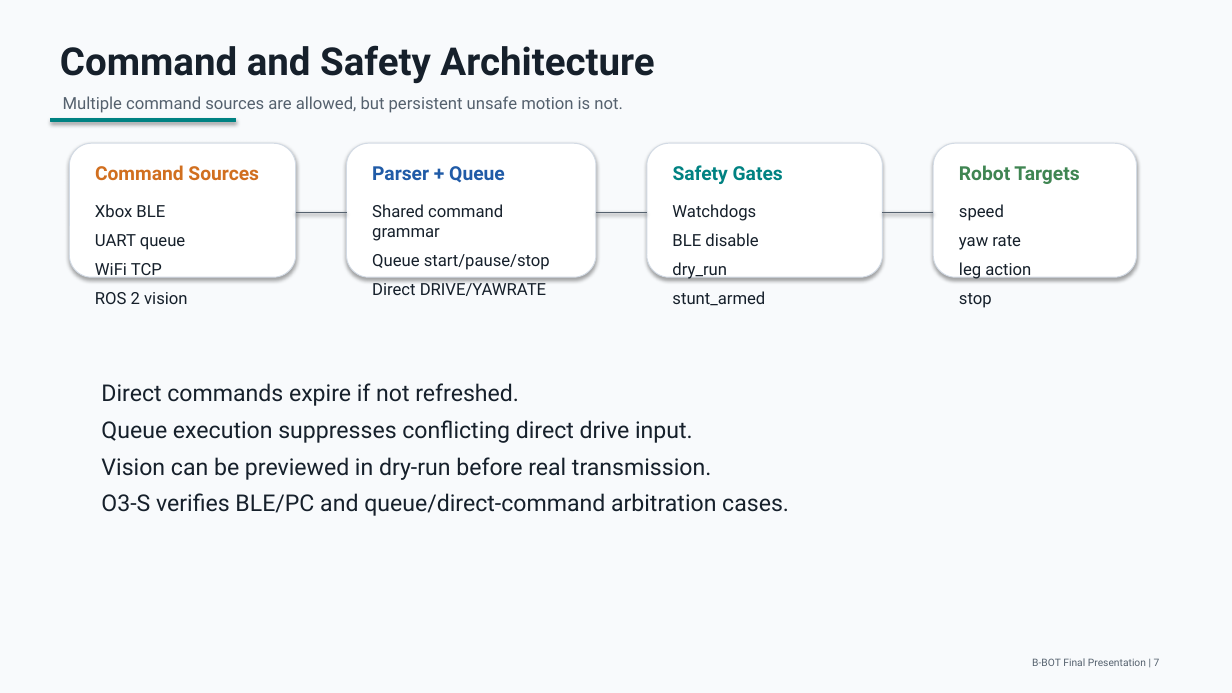
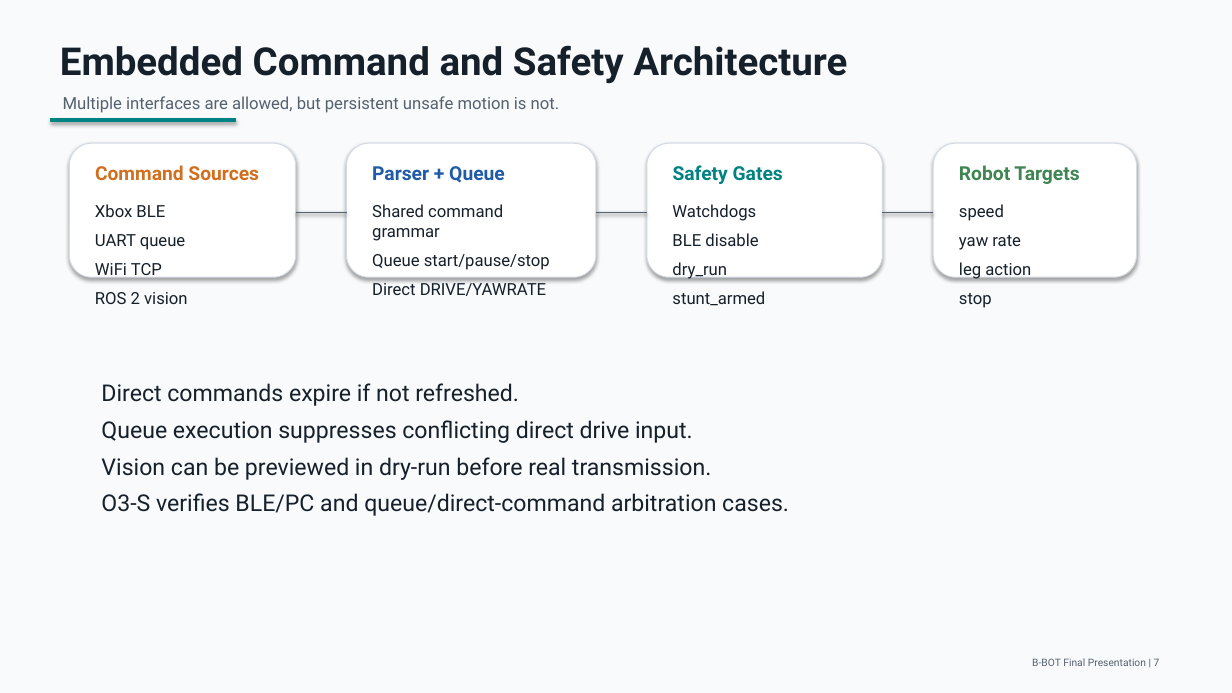
Before and after one commit to Realsbt/B-BOT, a slide deck: slide 7 of Report/presentation/B-BOT_final_presentation.pptx. Drawn at 1232x693 pixels with LibreOffice and Linux fonts; fonts in the diff are those of the drawing. Boxes give left, top, right and bottom in pixels: in the first picture for what was removed or moved away, otherwise in the second. Text is boxed around its words. In the diff, an @@ line names an element or a change of style, - is before the commit and + after.

```diff
--- a/Report/presentation/B-BOT_final_presentation.pptx
+++ b/Report/presentation/B-BOT_final_presentation.pptx
@@ text at (60,45,847,84): text changed @@
-Command and Safety Architecture
+Embedded Command and Safety Architecture
@@ text at (63,96,560,113): text changed @@
-Multiple command sources are allowed, but persistent unsafe motion is not.
+Multiple interfaces are allowed, but persistent unsafe motion is not.
```
Also in this commit, not shown: 9 other slides changed, 4 other files.
